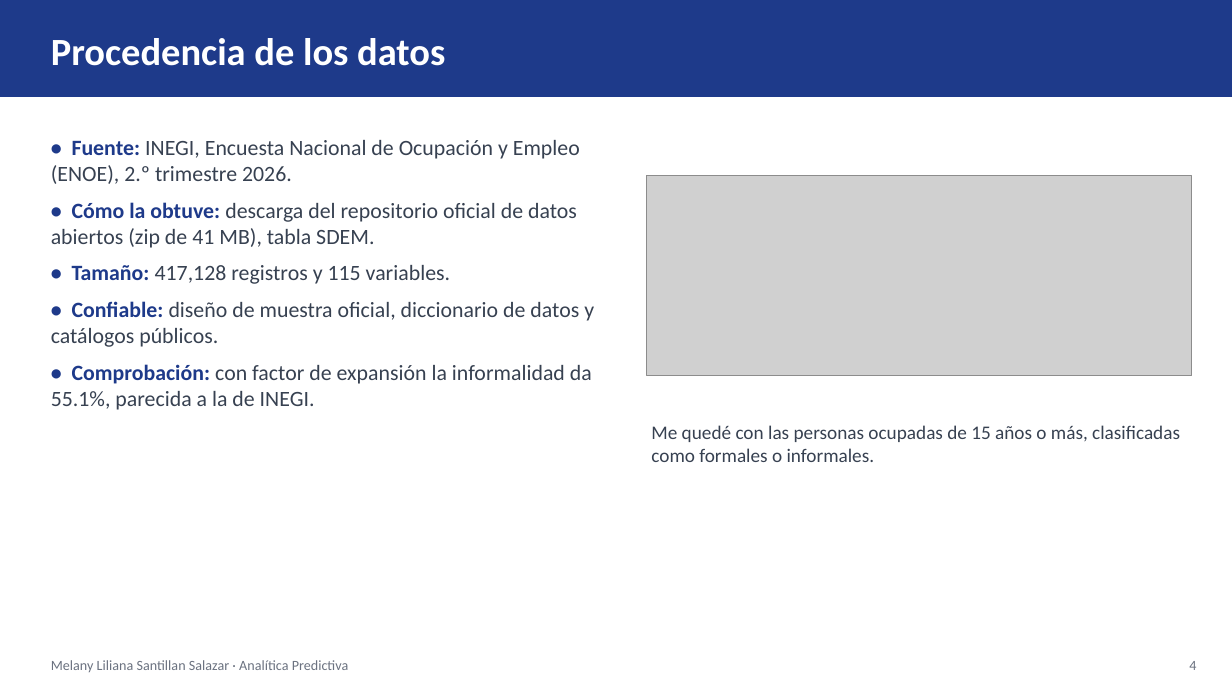
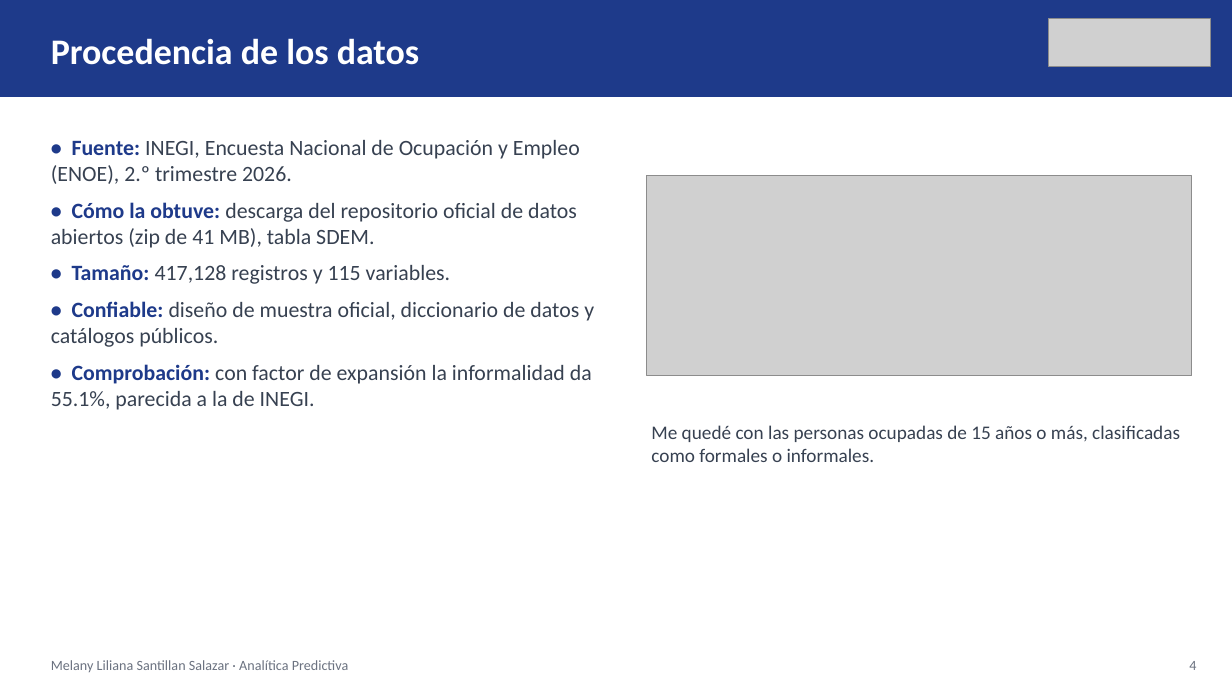
Before and after one commit to ivxnwww/Polymarket-UP-DOWN-5m, a slide deck: slide 4 of proyecto_enoe/Presentacion_Proyecto_ENOE.pptx. Drawn at 1232x693 pixels with LibreOffice and Linux fonts; fonts in the diff are those of the drawing; grey boxes stand for pictures. Boxes give left, top, right and bottom in pixels: in the first picture for what was removed or moved away, otherwise in the second. Text is boxed around its words. In the diff, an @@ line names an element or a change of style, - is before the commit and + after.

```diff
--- a/proyecto_enoe/Presentacion_Proyecto_ENOE.pptx
+++ b/proyecto_enoe/Presentacion_Proyecto_ENOE.pptx
@@ text "Procedencia de los datos" at <box>51,38,419,65</box>: size 30 to 28 pt @@
@@ picture added at <box>1049,18,1211,67</box> @@
```
Also in this commit, not shown: 15 other slides changed, 6 other files.
